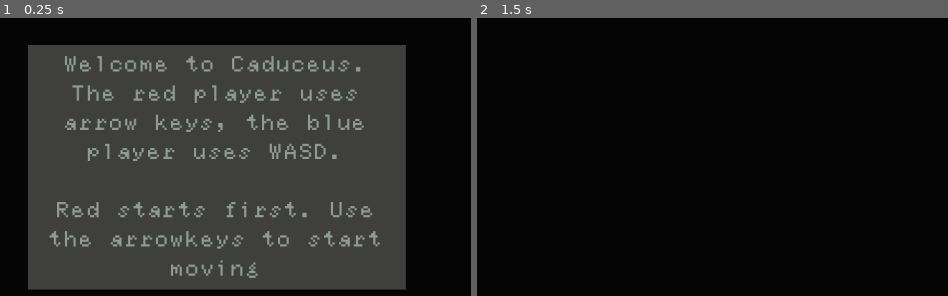
Above: before the commit, frames 1-2 (left to right).
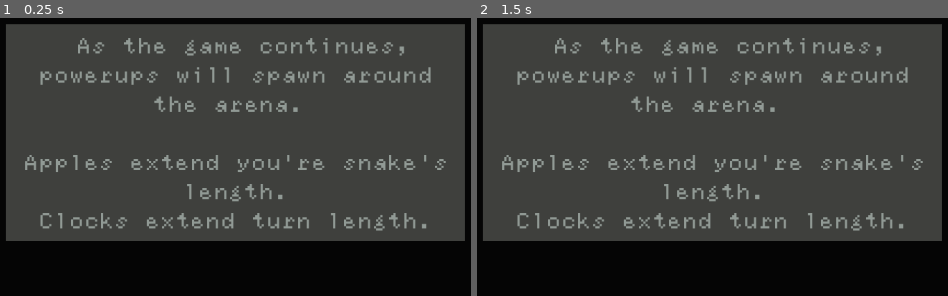
Above: after the commit, the same moments.

Repository: arrowira/MiniJam196Snake
Game: Godot game, scene res://scenes/tutorial.tscn
Two runs of this game, one before a commit and one after it. Both use one fixed random seed, a clock stepped at 60 frames per second and the inputs below. This scene is started directly instead of the project's main scene.
Inputs:
- Up to frame 1 (0.25 s): no input
- Up to frame 2 (1.5 s): tap Enter at 0.5 s; hold Right (p1right) 0.53-1.28 s; tap S (p2down) at 0.6 s; tap A (p2left) at 0.8, 1.35 s; tap Space at 1.25 s; hold Down (p1down) from 1.28 s (still down)

The runs differ from the first frame. In frame 1, 44% of the frame differs, in the area x 1-99%, y 2-98%; in frame 2, 76%, in the area x 1-99%, y 2-81%.

Commit message:
part2 tutorial

Diff:
--- a/minijam-196-proj/scenes/tutorial.tscn
+++ b/minijam-196-proj/scenes/tutorial.tscn
@@ -7,6 +7,7 @@
 script = ExtResource("1_8ho6b")
 
 [node name="pt1" type="ColorRect" parent="."]
+visible = false
 modulate = Color(0.56999964, 0.6032721, 0.58303857, 1)
 offset_left = 288.0
 offset_top = 160.0
@@ -28,5 +29,49 @@
 Red starts first. Use the arrowkeys to start moving"
 
 [node name="pt1Timer" type="Timer" parent="."]
+wait_time = 1.2
+one_shot = true
+
+[node name="pt2" type="ColorRect" parent="."]
+visible = false
+modulate = Color(0.56999964, 0.6032721, 0.58303857, 1)
+offset_left = 345.0
+offset_top = 218.0
+offset_right = 787.0
+offset_bottom = 406.0
+color = Color(0.43166798, 0.41613847, 0.41240484, 1)
+
+[node name="RichTextLabel" type="RichTextLabel" parent="pt2"]
+layout_mode = 0
+offset_left = -3.0
+offset_top = 3.0
+offset_right = 442.0
+offset_bottom = 355.0
+theme_override_fonts/normal_font = ExtResource("2_ph3nu")
+theme_override_font_sizes/normal_font_size = 25
+bbcode_enabled = true
+text = "[center] Its blue's turn now. The blue player uses WASD to move."
+
+[node name="pt3" type="ColorRect" parent="."]
+modulate = Color(0.56999964, 0.6032721, 0.58303857, 1)
+offset_left = 256.0
+offset_top = 130.0
+offset_right = 917.0
+offset_bottom = 442.0
+color = Color(0.43166798, 0.41613847, 0.41240484, 1)
+
+[node name="RichTextLabel" type="RichTextLabel" parent="pt3"]
+layout_mode = 0
+offset_left = 12.0
+offset_top = 7.0
+offset_right = 657.0
+offset_bottom = 407.0
+theme_override_fonts/normal_font = ExtResource("2_ph3nu")
+theme_override_font_sizes/normal_font_size = 25
+bbcode_enabled = true
+text = "[center] As the game continues, powerups will spawn around the arena.
+
+Apples extend you're snake's length.
+Clocks extend turn length."
 
 [connection signal="timeout" from="pt1Timer" to="." method="_on_pt_1_timer_timeout"]
--- a/minijam-196-proj/scripts/tutorial.gd
+++ b/minijam-196-proj/scripts/tutorial.gd
@@ -1,10 +1,13 @@
 extends Node2D
+var part = 1
 func _process(delta: float) -> void:
-	if Input.is_action_just_pressed("p1down") or Input.is_action_just_pressed("p1up") or Input.is_action_just_pressed("p1left") or Input.is_action_just_pressed("p1right"):
+	if part ==1 and (Input.is_action_just_pressed("p1down") or Input.is_action_just_pressed("p1up") or Input.is_action_just_pressed("p1left") or Input.is_action_just_pressed("p1right")):
 		$pt1.visible = false
 		$pt1Timer.start()
-
+	elif part == 2 and (Input.is_action_just_pressed("p2down") or Input.is_action_just_pressed("p2up") or Input.is_action_just_pressed("p2left") or Input.is_action_just_pressed("p2right")):
+		$pt2.visible = false
 
 
 func _on_pt_1_timer_timeout() -> void:
-	pass # Replace with function body.
+	$pt2.visible = true
+	part = 2
